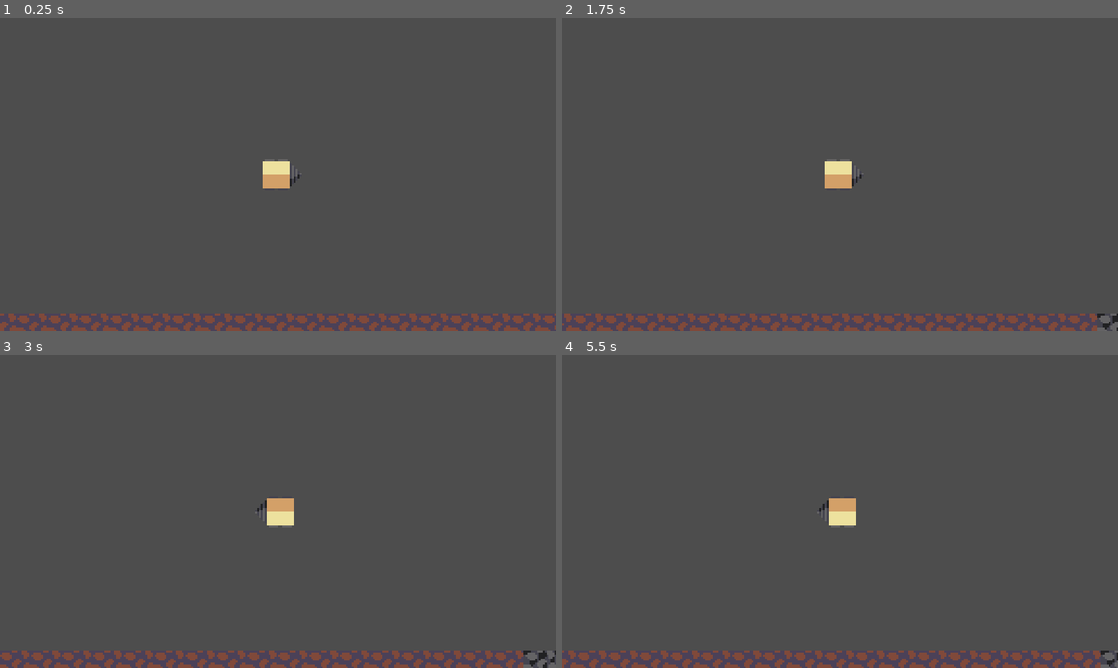
Above: before the commit, frames 1-4 (two rows, left to right).
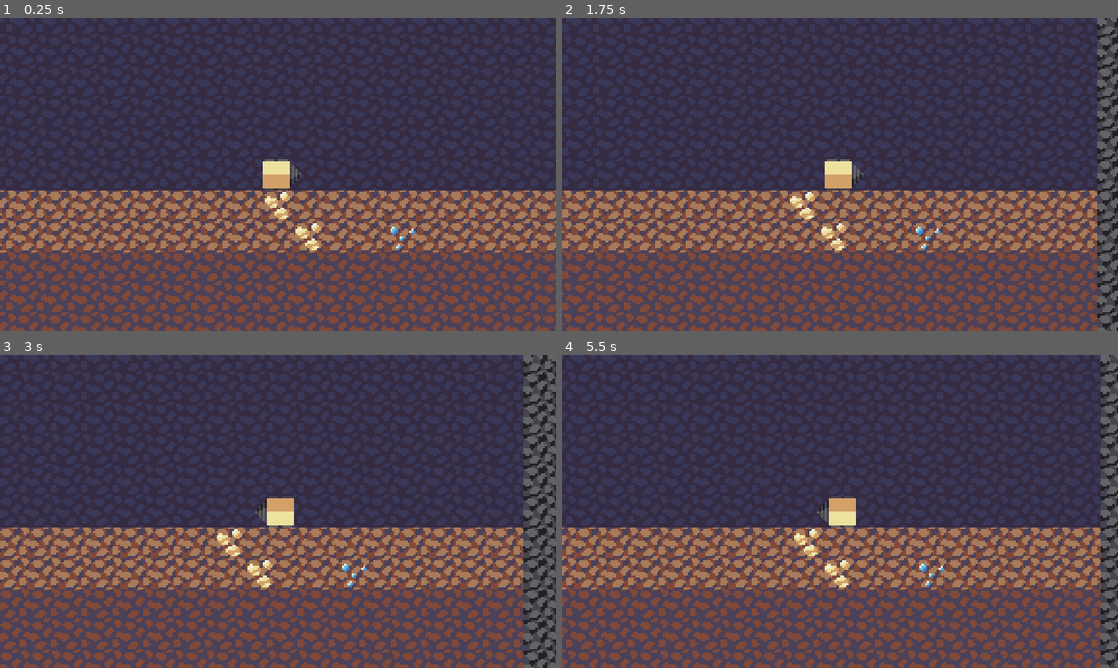
Above: after the commit, the same moments.

Repository: ColemanDuPlessie/Ludum-Dare-57
Game: Godot game, scene res://scenes/game.tscn
Same seed, same stepped clock (60 frames per second), same inputs: the game is played once before the commit and once after it.
Inputs:
- Up to frame 1 (0.25 s): no input
- Up to frame 2 (1.75 s): tap Enter at 0.5 s; hold D (right) from 0.53 s (still down); tap W (up) at 0.77, 1.52 s
- Up to frame 3 (3 s): release D (right) at 2.03 s; hold A (left) 2.03-2.78 s; hold D (right) from 2.78 s (still down)
- Up to frame 4 (5.5 s): tap W (up) at 3.02, 3.77, 4.52 s; release D (right) at 4.28 s; hold A (left) 4.28-5.03 s; hold D (right) from 5.03 s (still down)

The runs differ from the first frame. In frame 1, 55% of the frame differs, in the area x 0-100%, y 0-95%; in frame 2, 54%; in frame 3, 53%; in frame 4, 54%.

Commit message:
Generating new layers as progressing downwards

Diff:
--- a/scenes/game.tscn
+++ b/scenes/game.tscn
@@ -33,4 +33,5 @@
 process_priority = 1
 script = ExtResource("5_0tnpc")
 
+[connection signal="spawned_drill" from="GameManager" to="World/WallsResources" method="_on_drill_spawned"]
 [connection signal="spawned_drill" from="GameManager" to="World/FogOfWar" method="_on_drill_spawned"]
--- a/scenes/player_movement_testing.tscn
+++ b/scenes/player_movement_testing.tscn
@@ -33,4 +33,5 @@
 process_priority = 1
 script = ExtResource("6_ludr4")
 
+[connection signal="spawned_drill" from="GameManager" to="World/WallsResources" method="_on_drill_spawned"]
 [connection signal="spawned_drill" from="GameManager" to="World/FogOfWar" method="_on_drill_spawned"]
--- a/scripts/tile_procgen.gd
+++ b/scripts/tile_procgen.gd
@@ -6,9 +6,6 @@
 const BACKGROUND_TILE = Vector2i(19, 3)
 
 const GAME_WIDTH = 18
-const HEIGHT_OFFSET = 3
-
-const CORRECTION_VECTOR = Vector2(GAME_WIDTH/2, HEIGHT_OFFSET) # Add this vector to a tile's coordinates to get its 0-indexed coordinates.
 
 const DIRT_TILE = Vector2i(16, 1)
 const GOLD_TILE = Vector2i(17, 1)
@@ -24,19 +21,27 @@
 	BEDROCK : 999999999,
 }
 
-var rng = RandomNumberGenerator.new();
+var rng = RandomNumberGenerator.new()
+var max_generated_depth = -10
 
 # Called when the node enters the scene tree for the first time.
 func _ready() -> void:
 	rng.randomize()
-	for i in range(3): # Generate a little bit of the map ahead of time.
+
+	while max_generated_depth < 7:
 		generate_new()
-	pass # Replace with function body.
 
-var max_generated_depth = 7 # TODO temp RESET THIS TO 0
+func _on_drill_spawned(player):
+	player.moving_to_tile.connect(_on_player_moving_to_tile)
 
-func get_cell_corrected_idx(loc: Vector2) -> Vector2i:
-	return get_cell_atlas_coords(loc - CORRECTION_VECTOR)
+func _on_player_moving_to_tile(location):
+	var tile_location = floor((location - Vector2.ONE * 8) / 16)
+
+	print(tile_location.y)
+	print(max_generated_depth)
+
+	if tile_location.y > max_generated_depth - 8:
+		generate_new()
 
 func get_cell(x: int, y: int) -> Vector2i:
 	return get_cell_atlas_coords(Vector2i(x, y))
@@ -54,10 +59,12 @@
 func generate_new() -> void: # TODO this is the barest of placeholders, there are so many fun things we could do here
 	max_generated_depth += 1
 	for x_pos in range(-GAME_WIDTH/2 - 20, GAME_WIDTH/2 + 20 + 1):
-		var tile_pos = Vector2i(x_pos, max_generated_depth-HEIGHT_OFFSET)
+		var tile_pos = Vector2i(x_pos, max_generated_depth)
 
 		if x_pos <= -GAME_WIDTH / 2 - 1 || x_pos >= GAME_WIDTH / 2 + 1:
 			set_cell(tile_pos, 0, BEDROCK)
+		elif max_generated_depth <= 0:
+			pass
 		elif rng.randi_range(1, 20) == 1:
 			set_cell(tile_pos, 0, GOLD_TILE)
 		elif rng.randi_range(1, 40) == 1:
@@ -65,6 +72,8 @@
 		else:
 			set_cell(tile_pos, 0, DIRT_TILE)
 
-		if x_pos > -GAME_WIDTH / 2 - 1 && x_pos < GAME_WIDTH / 2 + 1:
+		if x_pos > -GAME_WIDTH / 2 - 1 && x_pos < GAME_WIDTH / 2 + 1 && max_generated_depth > 2:
 			FOG_OF_WAR.set_cell(tile_pos, 0, FOG_TILE)
-			BACKGROUND.set_cell(tile_pos, 0, BACKGROUND_TILE)
+
+		# if x_pos > -GAME_WIDTH / 2 - 1 && x_pos < GAME_WIDTH / 2 + 1 && max_generated_depth > 0:
+		BACKGROUND.set_cell(tile_pos, 0, BACKGROUND_TILE)
